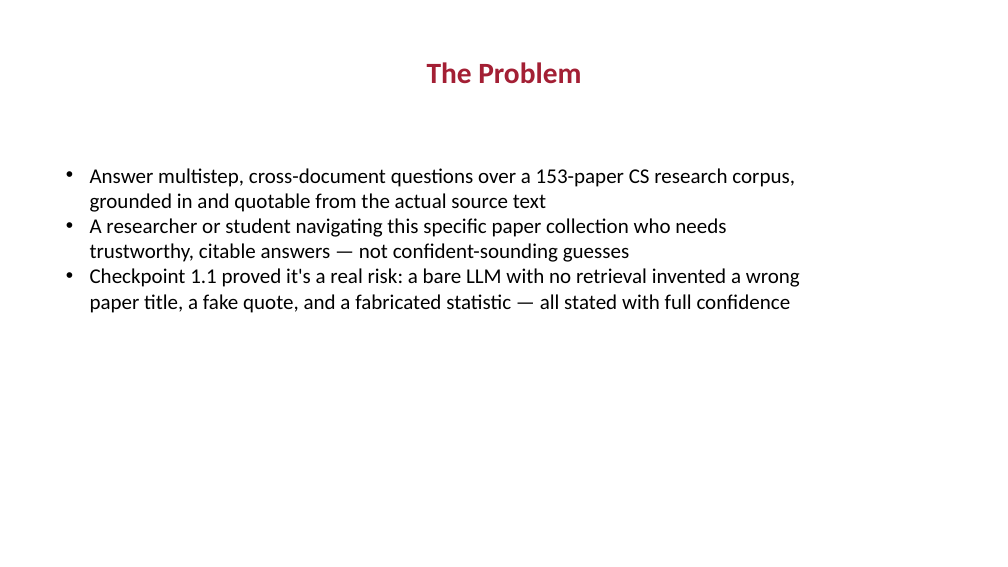
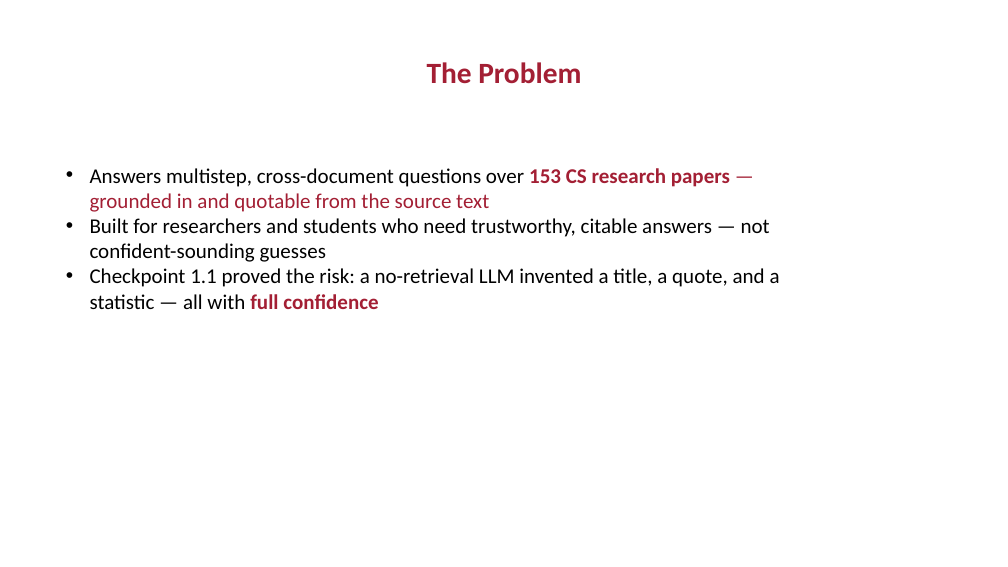
Before and after one commit to slakhwa/mit-rag-context-eng-capstone, a slide deck: slide 3 of Capstone Checkpoint 8.1/Capstone_Design_Review_Presentation_completed.pptx. Drawn at 1008x567 pixels with LibreOffice and Linux fonts; fonts in the diff are those of the drawing; background and template pictures are left out. Boxes give left, top, right and bottom in pixels: in the first picture for what was removed or moved away, otherwise in the second. Text is boxed around its words. In the diff, an @@ line names an element or a change of style, - is before the commit and + after.

```diff
--- a/Capstone Checkpoint 8.1/Capstone_Design_Review_Presentation_completed.pptx
+++ b/Capstone Checkpoint 8.1/Capstone_Design_Review_Presentation_completed.pptx
@@ text at bbox=[90, 168, 780, 309]: text changed @@
-• Answer multistep, cross-document questions over a 153-paper CS research corpus, grounded in and quotable from the actual source text
-• A researcher or student navigating this specific paper collection who needs trustworthy, citable answers — not confident-sounding guesses
-• Checkpoint 1.1 proved it's a real risk: a bare LLM with no retrieval invented a wrong paper title, a fake quote, and a fabricated statistic — all stated with full confidence
+• Answers multistep, cross-document questions over 153 CS research papers — grounded in and quotable from the source text
+• Built for researchers and students who need trustworthy, citable answers — not confident-sounding guesses
+• Checkpoint 1.1 proved the risk: a no-retrieval LLM invented a title, a quote, and a statistic — all with full confidence
```
Also in this commit, not shown: 5 other slides changed.
